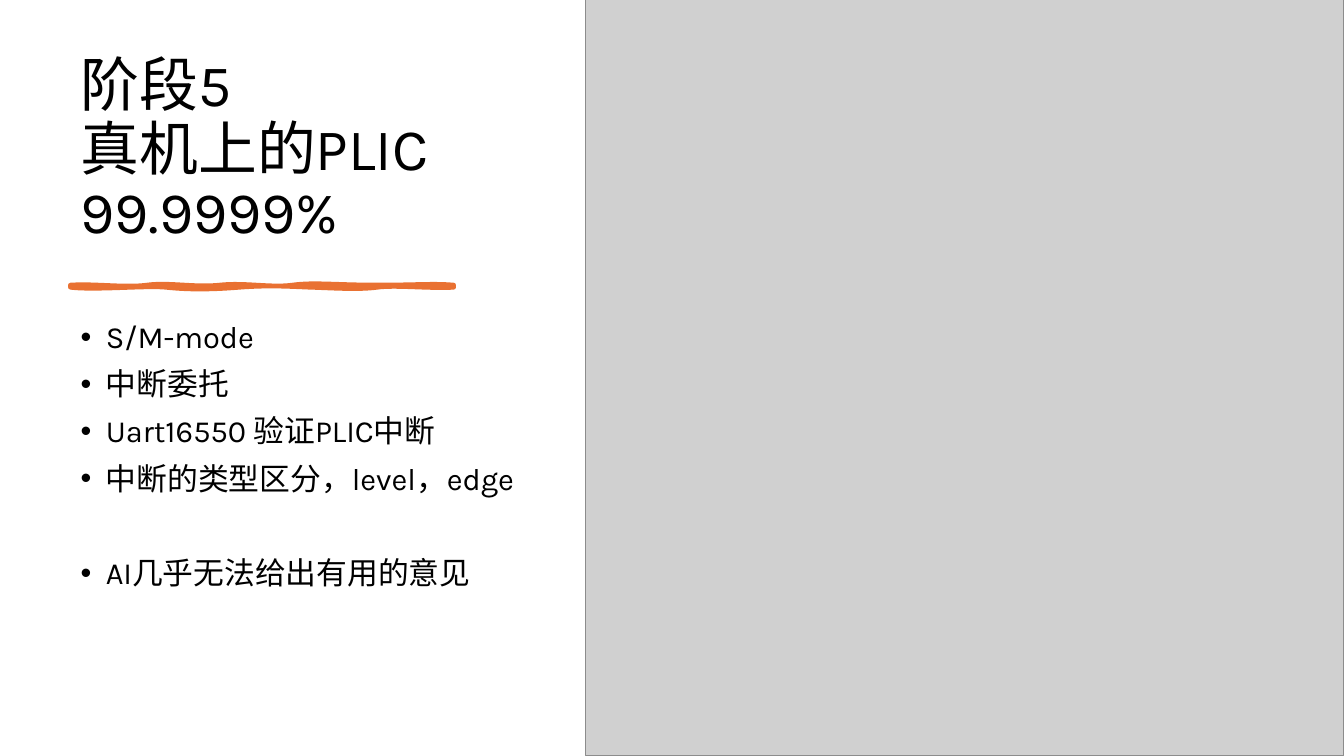
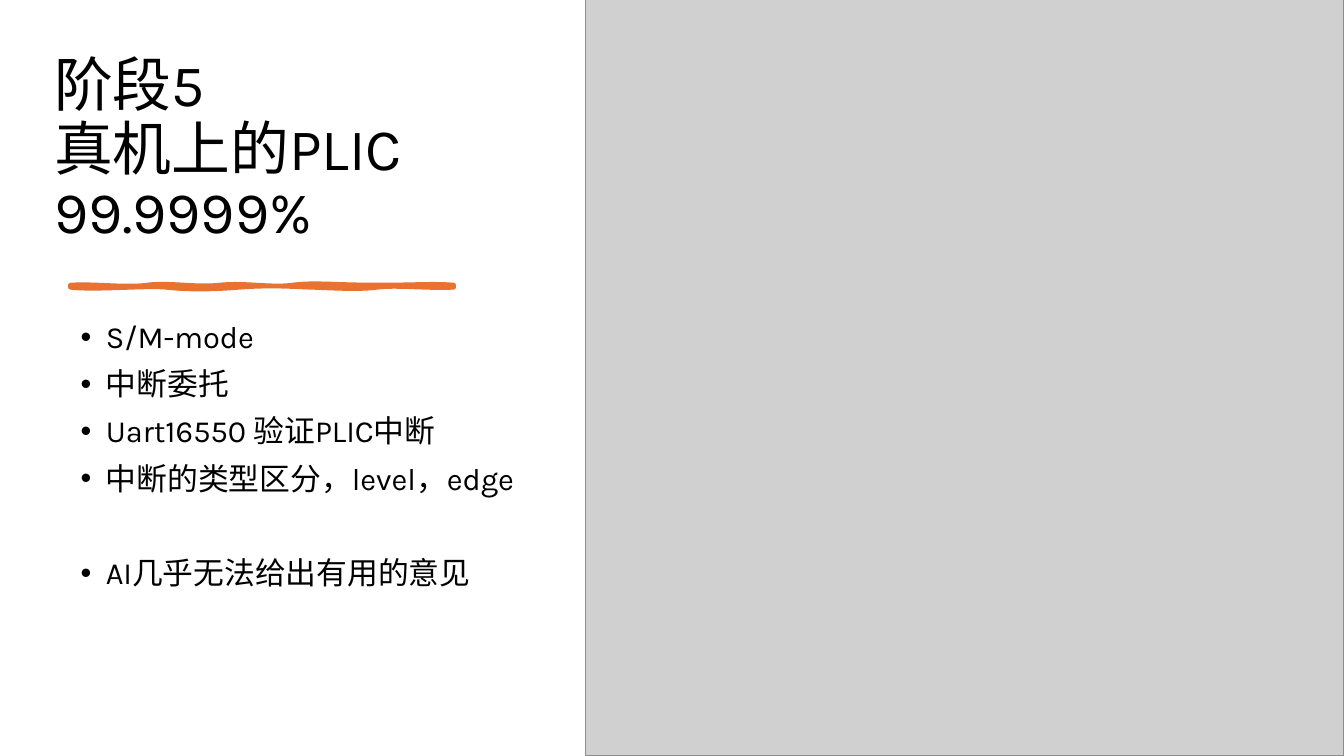
Before and after one commit to adamanteye/arceos-mingyang, a slide deck: slide 20 of 网卡驱动.pptx. Drawn at 1344x756 pixels with LibreOffice and Linux fonts; fonts in the diff are those of the drawing; grey boxes stand for pictures. Boxes give left, top, right and bottom in pixels: in the first picture for what was removed or moved away, otherwise in the second. Text is boxed around its words. In the diff, an @@ line names an element or a change of style, - is before the commit and + after.

```diff
--- a/网卡驱动.pptx
+++ b/网卡驱动.pptx
@@ title "阶段5 真机上的PLIC 99.9999%": place and size @@
-title "阶段5 真机上的PLIC 99.9999%" at [81,56,429,234]
+title "阶段5 真机上的PLIC 99.9999%" at [54,56,402,234]
```
Also in this commit, not shown: 7 other slides changed.
